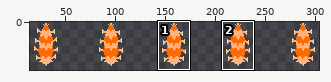
A sprite sheet gets an edit: Fgj22.App/Content/Macrotardigrade.png. Above: a wide view before the commit, with the close-up outlined.
Close-up. First the earlier version:
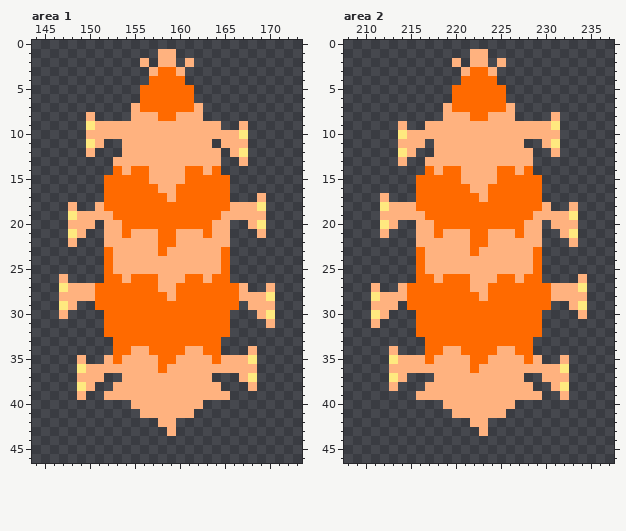
The file is 320x64 pixels. Shown: area 1: x 144..173, y 0..46; area 2: x 208..237, y 0..46. The old version is drawn lined up with the new one. The wide view leaves out empty margins. The commit also changed other parts of the picture, which this record leaves out.
Once edited:
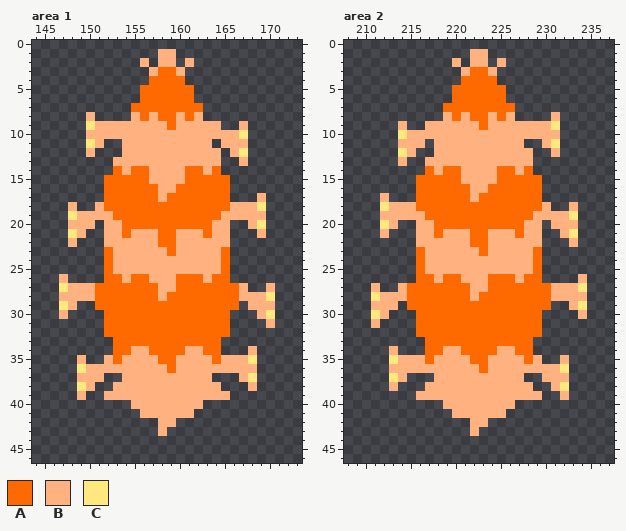
Palette (. is transparent): A #ff6a00  B #ffb27f  C #ffe97f
From old to new:
drawings rearranged on the sheet (the old picture shows each at its new place)
Changed rows in their new state; - is an unchanged pixel.
Area 1:
first column x 155:
 7 A------A
 8 -A----A-
 9 ----A---
first column x 158:
17 BA
first column x 157:
23 -BA-
26 B--A
28 -BA-
first column x 158:
36 BA
first column x 158:
43 B.
Area 2:
first column x 219:
 7 A------A
 8 -A----A-
 9 ----A---
first column x 222:
17 BA
first column x 221:
23 -BA-
26 B--A
28 -BA-
first column x 222:
36 BA
first column x 222:
43 B.
